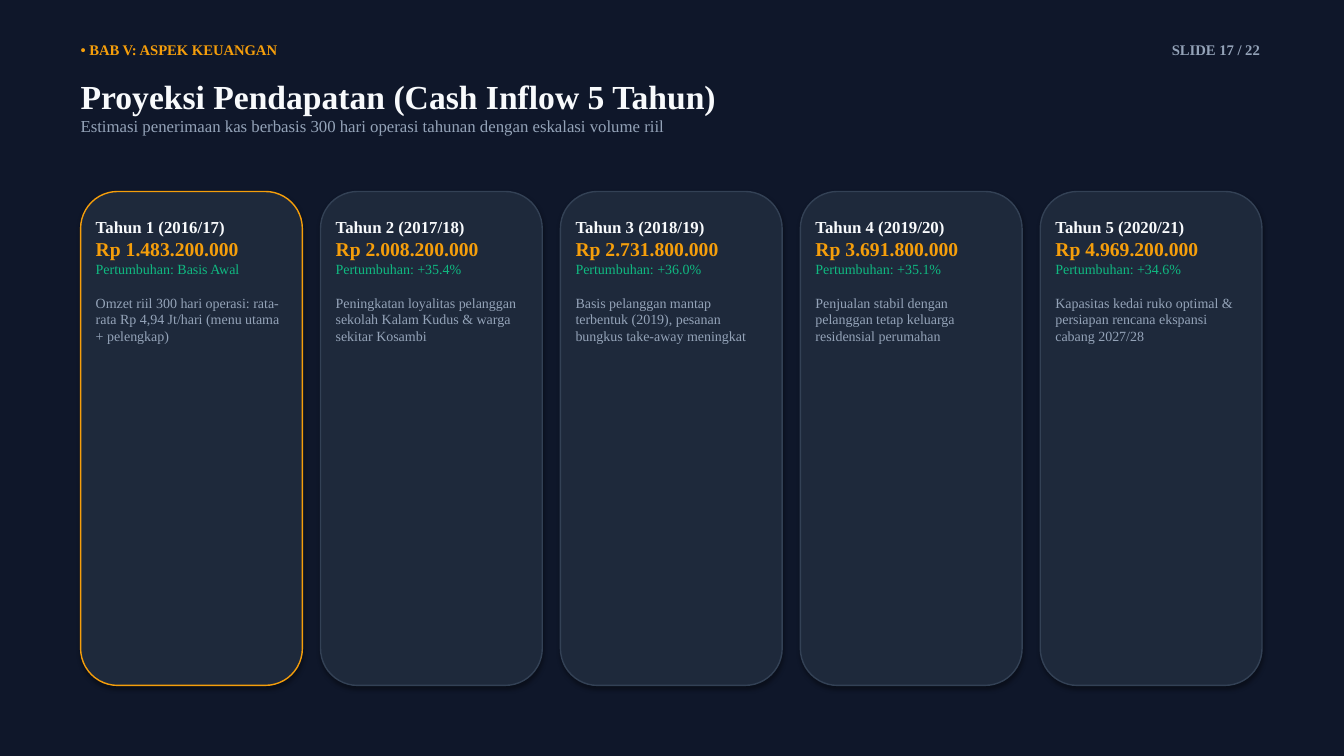
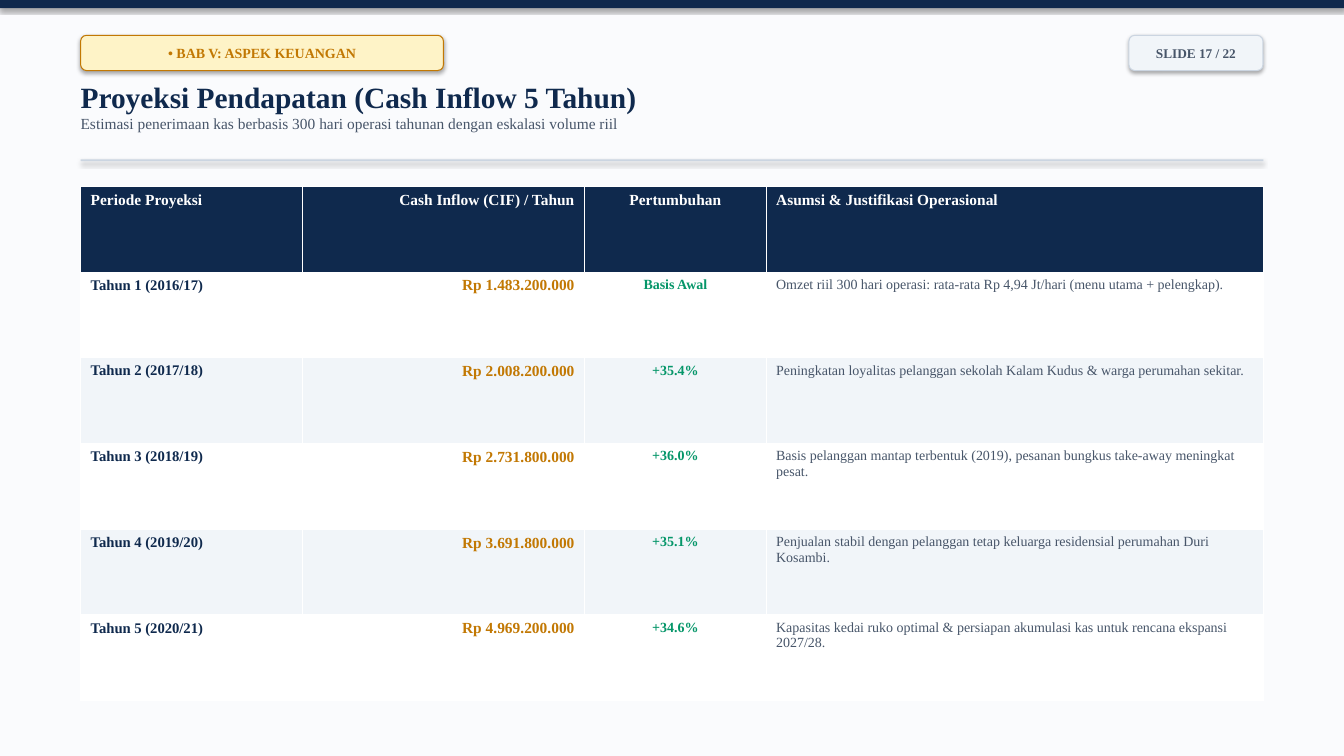
Before and after one commit to arthurfreelanceinquiries-alt/SKB-Bakmi-Mimu, a slide deck: slide 17 of naskah utama/Presentasi_SKB_Bakmi_Mimu_Carina_Sayang.pptx. Drawn at 1344x756 pixels with LibreOffice and Linux fonts; fonts in the diff are those of the drawing. Boxes give left, top, right and bottom in pixels: in the first picture for what was removed or moved away, otherwise in the second. Text is boxed around its words. In the diff, an @@ line names an element or a change of style, - is before the commit and + after.

```diff
--- a/naskah utama/Presentasi_SKB_Bakmi_Mimu_Carina_Sayang.pptx
+++ b/naskah utama/Presentasi_SKB_Bakmi_Mimu_Carina_Sayang.pptx
@@ rectangle at (x1=0, y1=0, x2=1344, y2=756): fill #0F172A to #FAFBFD @@
@@ rectangle added at (x1=0, y1=0, x2=1344, y2=8), fill #0F294D @@
@@ rounded rectangle "• BAB V: ASPEK KEUANGAN" resized from (x1=89, y1=45, x2=277, y2=55) to (x1=81, y1=35, x2=444, y2=71) @@
@@ rounded rectangle "• BAB V: ASPEK KEUANGAN" at (x1=81, y1=35, x2=444, y2=71): size 10.5 to 10 pt, text colour #F59E0B to #C27803; alignment left to centre; vertical alignment top to middle; fill none to #FEF3C7; outline none to #C27803 0.75 pt; shadow on @@
@@ rounded rectangle "SLIDE 17 / 22" resized from (x1=1172, y1=45, x2=1260, y2=55) to (x1=1129, y1=35, x2=1263, y2=71) @@
@@ rounded rectangle "SLIDE 17 / 22" at (x1=1129, y1=35, x2=1263, y2=71): size 10.5 to 9.5 pt, text colour #94A3B8 to #475569; alignment right to centre; vertical alignment top to middle; fill none to #F1F5F9; outline none to #CBD5E1 0.75 pt; shadow on @@
@@ text "Proyeksi Pendapatan (Cash Inflow 5 ..." at (x1=81, y1=87, x2=636, y2=133): size 24 to 21 pt, text colour #F8FAFC to #0F294D in "Proyeksi Pendapatan (Cash Inflow 5 Tahun)"; size 12 to 11 pt, text colour #94A3B8 to #475569 in "Estimasi penerimaan kas berbasis 300 hari operasi ..." @@
@@ rectangle added at (x1=81, y1=159, x2=1263, y2=161), fill #CBD5E1 @@
@@ rounded rectangle removed at (x1=81, y1=192, x2=302, y2=686) @@
@@ table added at (x1=81, y1=187, x2=1263, y2=701), 6 rows, 4 columns @@
+Periode Proyeksi | Cash Inflow (CIF) / Tahun | Pertumbuhan | Asumsi & Justifikasi Operasional
+Tahun 1 (2016/17) | Rp 1.483.200.000 | Basis Awal | Omzet riil 300 hari operasi: rata-rata Rp 4,94 Jt/hari (menu utama + pelengkap).
+Tahun 2 (2017/18) | Rp 2.008.200.000 | +35.4% | Peningkatan loyalitas pelanggan sekolah Kalam Kudus & warga perumahan sekitar.
+Tahun 3 (2018/19) | Rp 2.731.800.000 | +36.0% | Basis pelanggan mantap terbentuk (2019), pesanan bungkus take-away meningkat pesat.
+Tahun 4 (2019/20) | Rp 3.691.800.000 | +35.1% | Penjualan stabil dengan pelanggan tetap keluarga residensial perumahan Duri Kosambi.
+Tahun 5 (2020/21) | Rp 4.969.200.000 | +34.6% | Kapasitas kedai ruko optimal & persiapan akumulasi kas untuk rencana ekspansi 2027/28.
@@ rounded rectangle removed at (x1=321, y1=192, x2=542, y2=686) @@
@@ rounded rectangle removed at (x1=561, y1=192, x2=782, y2=686) @@
@@ rounded rectangle removed at (x1=801, y1=192, x2=1022, y2=686) @@
@@ rounded rectangle removed at (x1=1041, y1=192, x2=1262, y2=686) @@
@@ text removed at (x1=96, y1=221, x2=279, y2=344) @@
-Tahun 1 (2016/17)
-Rp 1.483.200.000
-Pertumbuhan: Basis Awal
-Omzet riil 300 hari operasi: rata-rata Rp 4,94 Jt/hari (menu utama + pelengkap)
@@ text removed at (x1=336, y1=221, x2=516, y2=341) @@
-Tahun 2 (2017/18)
-Rp 2.008.200.000
-Pertumbuhan: +35.4%
-Peningkatan loyalitas pelanggan sekolah Kalam Kudus & warga sekitar Kosambi
@@ text removed at (x1=576, y1=221, x2=746, y2=344) @@
-Tahun 3 (2018/19)
-Rp 2.731.800.000
-Pertumbuhan: +36.0%
-Basis pelanggan mantap terbentuk (2019), pesanan bungkus take-away meningkat
@@ text removed at (x1=815, y1=221, x2=958, y2=344) @@
-Tahun 4 (2019/20)
-Rp 3.691.800.000
-Pertumbuhan: +35.1%
-Penjualan stabil dengan pelanggan tetap keluarga residensial perumahan
@@ text removed at (x1=1055, y1=221, x2=1219, y2=344) @@
-Tahun 5 (2020/21)
-Rp 4.969.200.000
-Pertumbuhan: +34.6%
-Kapasitas kedai ruko optimal & persiapan rencana ekspansi cabang 2027/28
```
Also in this commit, not shown: 21 other slides changed, 2 other files.
